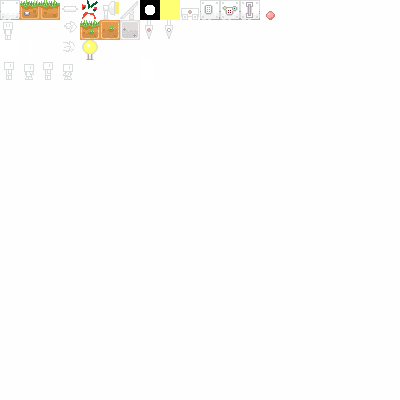
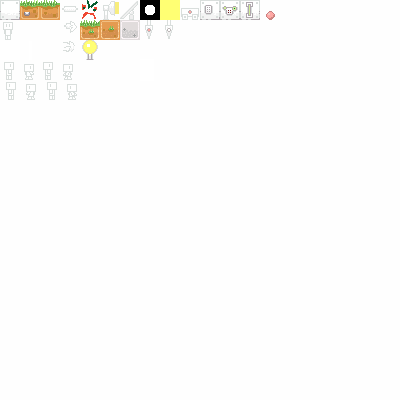
Layers edited between the first and the second 400px x 400px image:
painted on "Layer 1" over [6,82,77,100]
